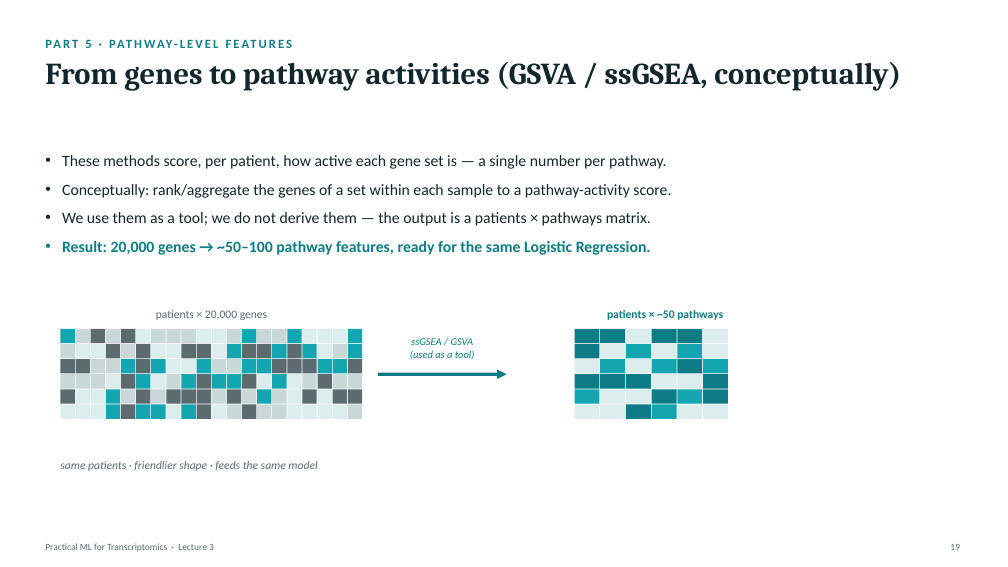
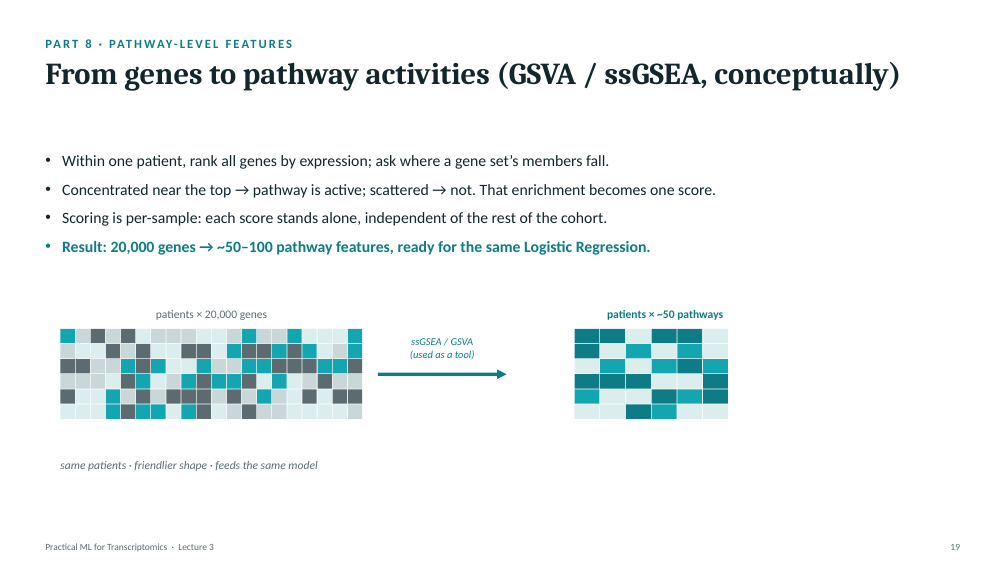
Before and after one commit to zhanyinx/ml26, a slide deck: slide 19 of lessons/lesson03_feature_engineering/theory/slides/Lecture3 - Feature Engineering and Biological Representation.pptx. Drawn at 1008x567 pixels with LibreOffice and Linux fonts; fonts in the diff are those of the drawing. Boxes give left, top, right and bottom in pixels: in the first picture for what was removed or moved away, otherwise in the second. Text is boxed around its words. In the diff, an @@ line names an element or a change of style, - is before the commit and + after.

```diff
--- a/lessons/lesson03_feature_engineering/theory/slides/Lecture3 - Feature Engineering and Biological Representation.pptx
+++ b/lessons/lesson03_feature_engineering/theory/slides/Lecture3 - Feature Engineering and Biological Representation.pptx
@@ text at (x1=85, y1=39, x2=394, y2=254): text changed @@
-PART 5 · PATHWAY-LEVEL FEATURES
+PART 8 · PATHWAY-LEVEL FEATURES
@@ text at (x1=62, y1=155, x2=716, y2=226): text changed @@
-• These methods score, per patient, how active each gene set is — a single number per pathway.
-• Conceptually: rank/aggregate the genes of a set within each sample to a pathway-activity score.
-• We use them as a tool; we do not derive them — the output is a patients × pathways matrix.
+• Within one patient, rank all genes by expression; ask where a gene set’s members fall.
+• Concentrated near the top → pathway is active; scattered → not. That enrichment becomes one score.
+• Scoring is per-sample: each score stands alone, independent of the rest of the cohort.
```
Also in this commit, not shown: 20 other slides changed, 2 slides added, 7 slides removed.
